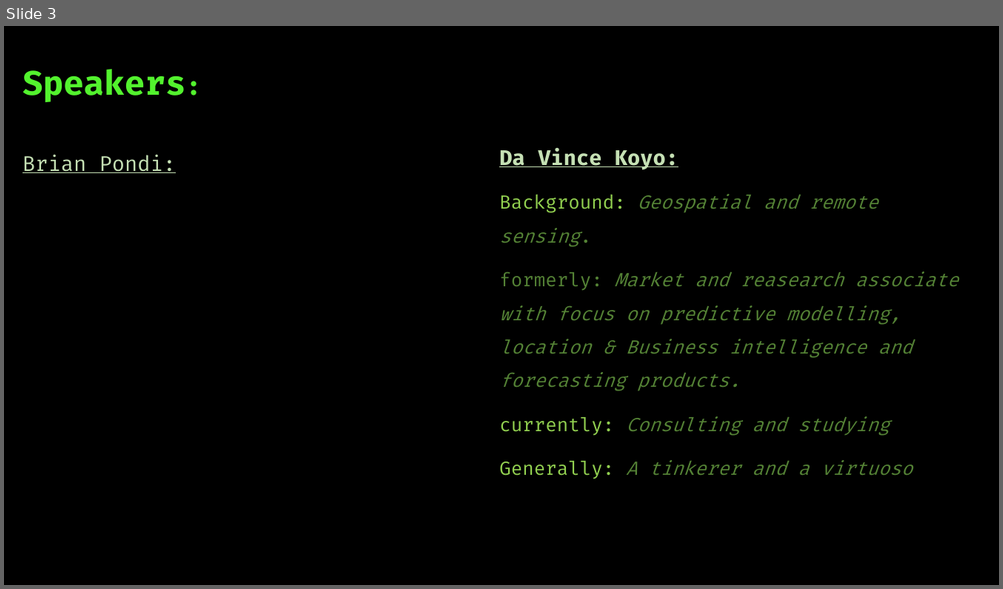
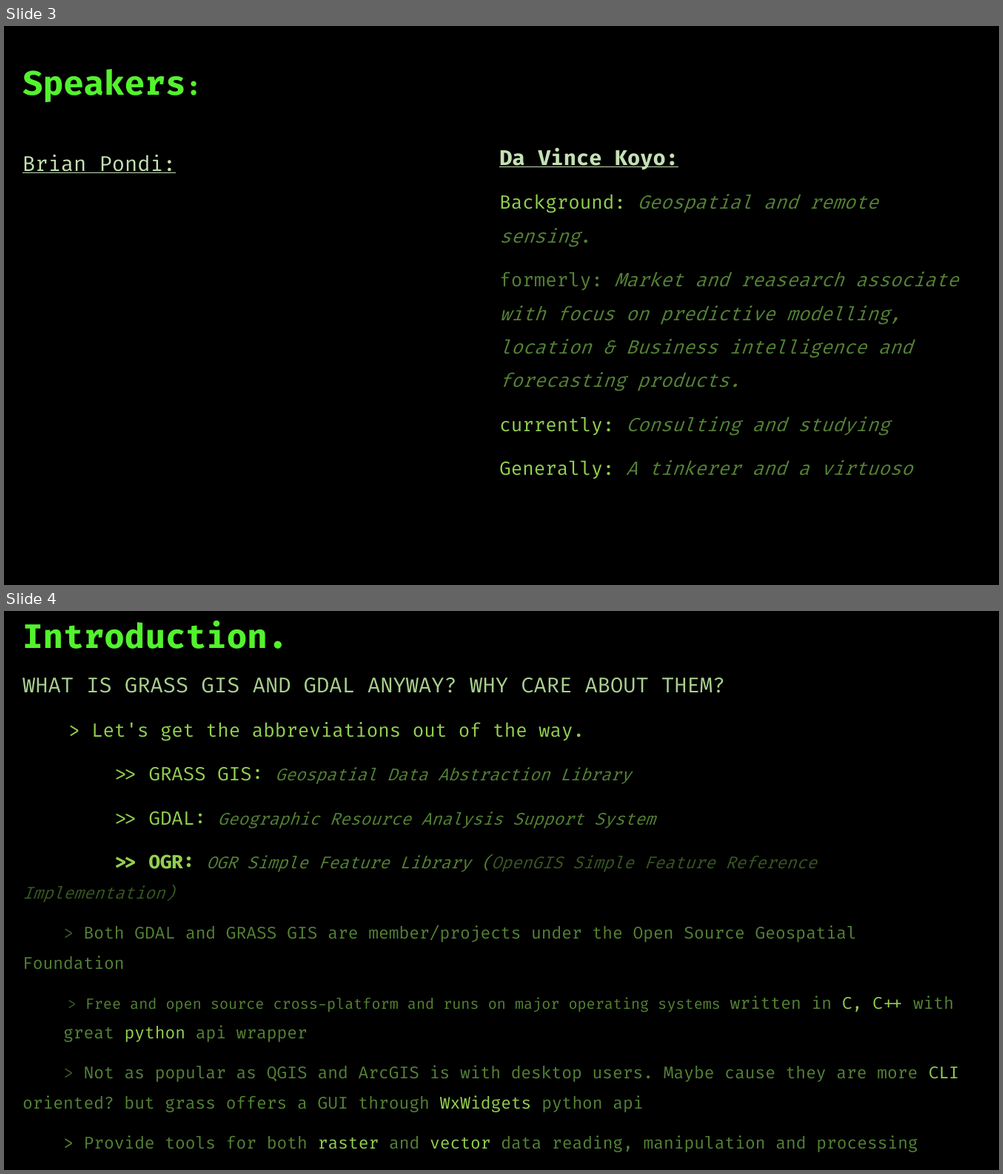
Before and after one commit to koyo-nic/gdal-grass-2021, a slide deck: Presentation.pptx. Shown one above the other, each under a label of ours: slide 3 before the commit, slides 3 and 4 after it. The pictures are 1003x589 and 1003x1174 pixels, drawn with LibreOffice and Linux fonts; fonts in the diff are those of the drawing; background and template pictures are left out. Boxes give left, top, right and bottom in pixels: in the first picture for what was removed or moved away, otherwise in the second. Text is boxed around its words. In the diff, an @@ line names an element or a change of style, - is before the commit and + after.

```diff
--- a/Presentation.pptx
+++ b/Presentation.pptx
@@ slide 4 added at (4,611,999,1170), background picture (left out) @@
@@ title added at (22,621,287,649), 32 pt, text #53F22E, bold @@
+Introduction.
@@ text added at (22,678,959,1153), 16 pt, text #548235 @@
+WHAT IS GRASS GIS AND GDAL ANYWAY? WHY CARE ABOUT THEM?
+> Let's get the abbreviations out of the way.
+>> GRASS GIS: Geospatial Data Abstraction Library
+>> GDAL: Geographic Resource Analysis Support System
+>> OGR: OGR Simple Feature Library (OpenGIS Simple Feature Reference Implementation)
+> Both GDAL and GRASS GIS are member/projects under the Open Source Geospatial Foundation
+> Free and open source cross-platform and runs on major operating systems written in C, C++ with great python api wrapper
+> Not as popular as QGIS and ArcGIS is with desktop users. Maybe cause they are more CLI oriented? but grass offers a GUI through WxWidgets python api
+> Provide tools for both raster and vector data reading, manipulation and processing
```
Also in this commit, not shown: 3 slides changed, 1 other slide added.
